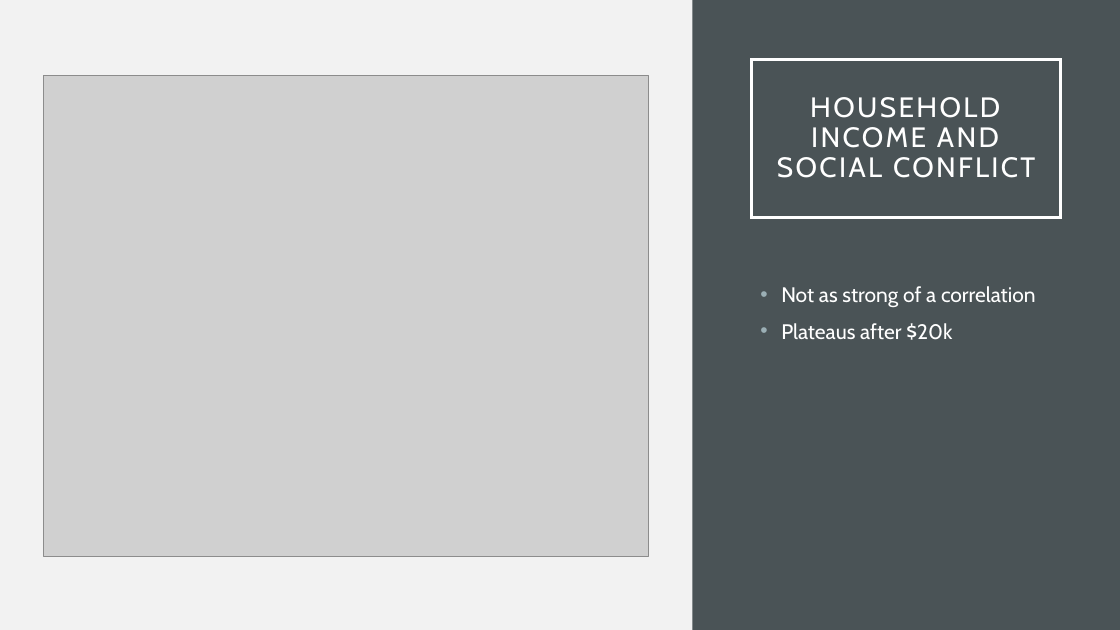
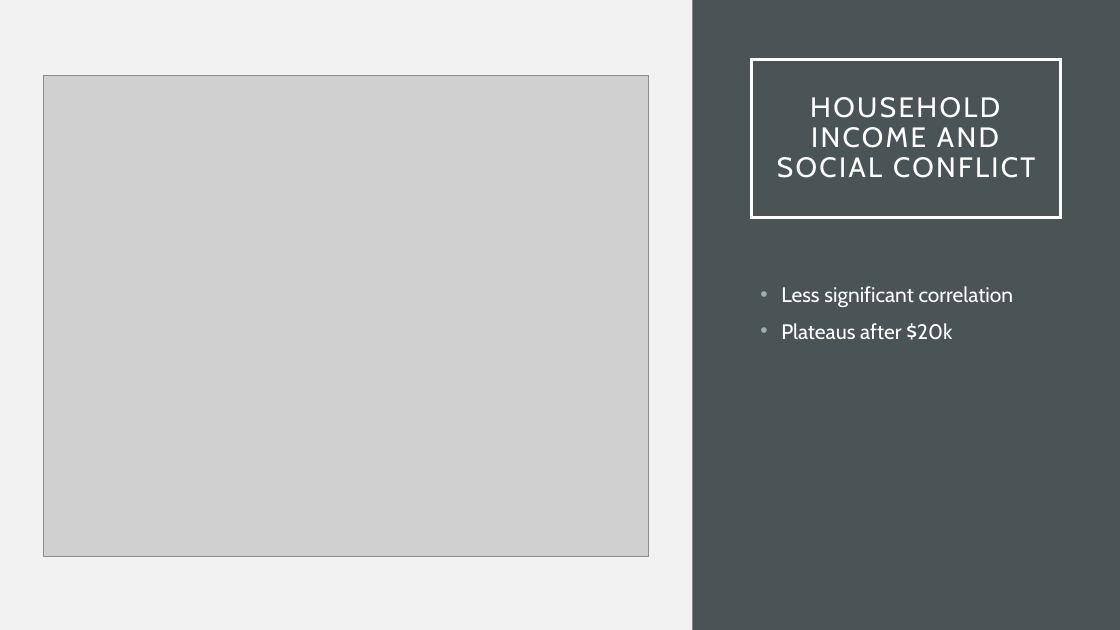
Before and after one commit to kurtisbu/Mesa-County-Data, a slide deck: slide 11 of Intrerview Presentation.pptx. Drawn at 1120x630 pixels with LibreOffice and Linux fonts; fonts in the diff are those of the drawing; grey boxes stand for pictures. Boxes give left, top, right and bottom in pixels: in the first picture for what was removed or moved away, otherwise in the second. Text is boxed around its words. In the diff, an @@ line names an element or a change of style, - is before the commit and + after.

```diff
--- a/Intrerview Presentation.pptx
+++ b/Intrerview Presentation.pptx
@@ text at box(781, 286, 1014, 307): text changed @@
-• Not as strong of a correlation
+• Less significant correlation
```
Also in this commit, not shown: 9 other slides changed, 2 other files.
